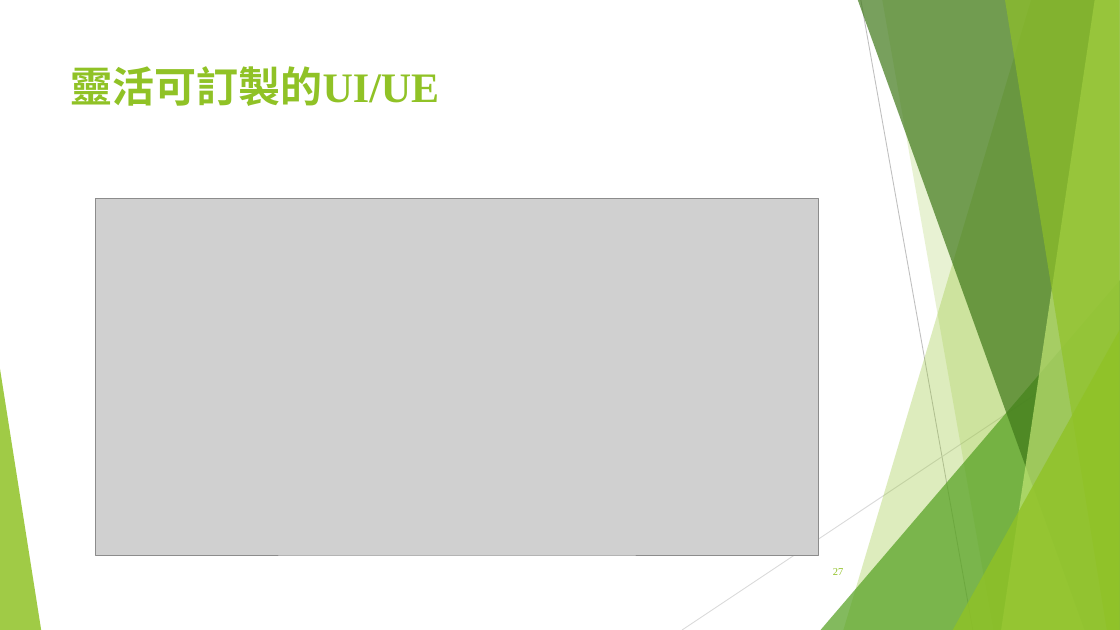
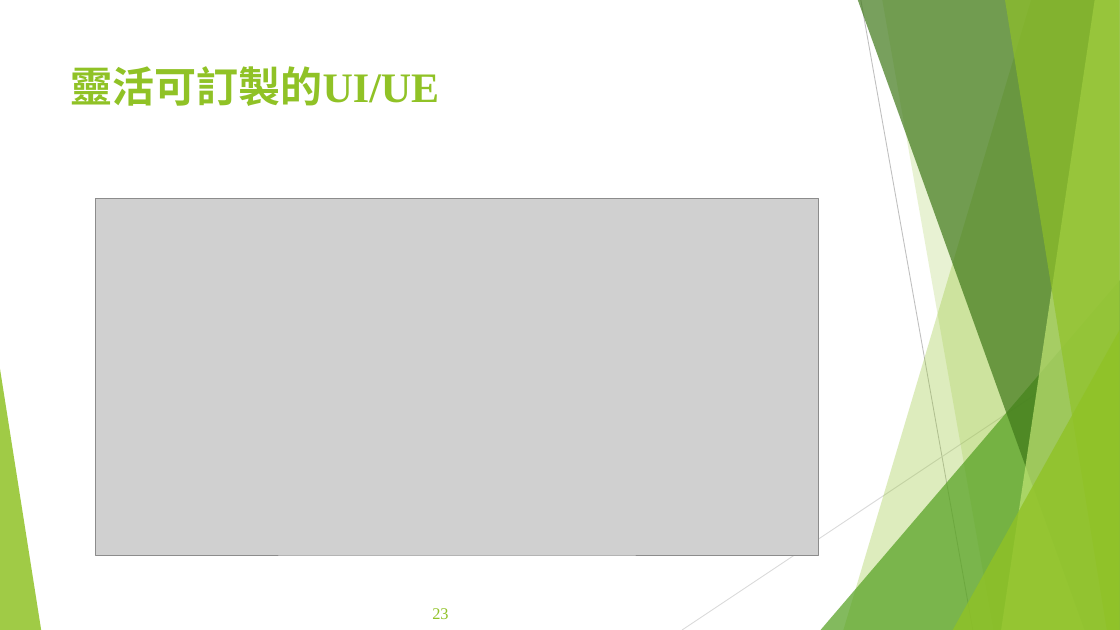
Before and after one commit to Szying/Js_Tools, a slide deck: slide 23 of 期末報告.pptx (slide 27 before the commit). Drawn at 1120x630 pixels with LibreOffice and Linux fonts; fonts in the diff are those of the drawing; grey boxes stand for pictures. Boxes give left, top, right and bottom in pixels: in the first picture for what was removed or moved away, otherwise in the second. Text is boxed around its words. In the diff, an @@ line names an element or a change of style, - is before the commit and + after.

```diff
--- a/期末報告.pptx
+++ b/期末報告.pptx
@@ page number removed at <box>833,568,843,575</box> @@
-27
@@ page number added at <box>432,608,448,619</box>, 14 pt, text #90C226 @@
+23
```
Also in this commit, not shown: 19 other slides changed, 2 slides added, 6 slides removed.
